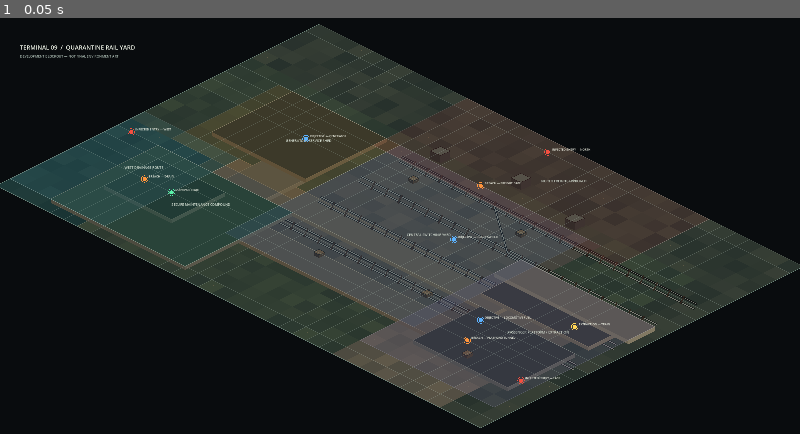
Above: before the commit, frame 1.
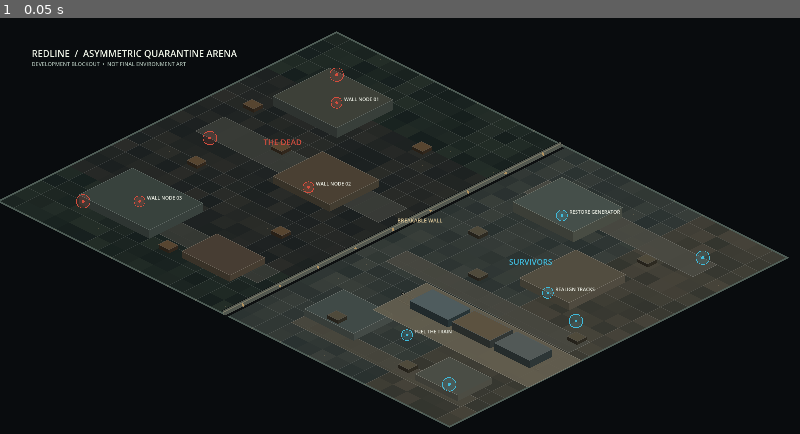
Above: after the commit, the same moment.

Repository: Mad-Compile/redline-multiplayer
Game: Godot game, scene res://scenes/main/main.tscn
The game is run twice, just before and just after one commit, with the same random seed, the same clock (stepped at 60 frames per second) and the same inputs.
Inputs:
- Up to frame 1 (0.05 s): no input

The runs differ from the first frame. In frame 1, 28% of the frame differs, in the area x 0-100%, y 1-99%.

Commit message:
feat(map): add asymmetric team arena with segmented wall

Diff:
--- a/scenes/main/main.tscn
+++ b/scenes/main/main.tscn
@@ -1,12 +1,12 @@
 [gd_scene load_steps=2 format=3]
 
-[ext_resource type="PackedScene" path="res://scenes/maps/terminal_09/terminal_09_map.tscn" id="1_map"]
+[ext_resource type="PackedScene" path="res://scenes/maps/asymmetric_arena/asymmetric_arena_map.tscn" id="1_arena"]
 
 [node name="Main" type="Node2D"]
 
-[node name="Terminal09" parent="." instance=ExtResource("1_map")]
+[node name="AsymmetricArena" parent="." instance=ExtResource("1_arena")]
 
 [node name="Camera2D" type="Camera2D" parent="."]
-position = Vector2(1920, 960)
-zoom = Vector2(0.42, 0.42)
+position = Vector2(1824, 880)
+zoom = Vector2(0.44, 0.44)
 enabled = true
--- /dev/null
+++ b/scenes/maps/asymmetric_arena/asymmetric_arena_map.tscn
@@ -0,0 +1,42 @@
+[gd_scene load_steps=2 format=3]
+
+[ext_resource type="Script" path="res://scripts/maps/asymmetric_arena_map.gd" id="1_map_script"]
+
+[node name="AsymmetricArena" type="Node2D"]
+y_sort_enabled = true
+script = ExtResource("1_map_script")
+
+[node name="Layers" type="Node2D" parent="."]
+y_sort_enabled = true
+
+[node name="Ground" type="Node2D" parent="Layers"]
+z_index = -30
+y_sort_enabled = true
+
+[node name="Environment" type="Node2D" parent="Layers"]
+z_index = -20
+y_sort_enabled = true
+
+[node name="Structures" type="Node2D" parent="Layers"]
+z_index = -10
+y_sort_enabled = true
+
+[node name="Actors" type="Node2D" parent="Layers"]
+y_sort_enabled = true
+
+[node name="Overhead" type="Node2D" parent="Layers"]
+z_index = 20
+
+[node name="Lighting" type="Node2D" parent="Layers"]
+
+[node name="Gameplay" type="Node2D" parent="."]
+
+[node name="WallSegments" type="Node2D" parent="Gameplay"]
+
+[node name="TaskStations" type="Node2D" parent="Gameplay"]
+
+[node name="SpawnPoints" type="Node2D" parent="Gameplay"]
+
+[node name="Collision" type="Node2D" parent="Gameplay"]
+
+[node name="Navigation" type="Node2D" parent="Gameplay"]
--- /dev/null
+++ b/scripts/maps/asymmetric_arena_map.gd
@@ -0,0 +1,433 @@
+extends Node2D
+## REDLINE asymmetric team arena.
+## This is a spatial/gameplay foundation: task stations and wall collision are real
+## scene nodes, while match rules, damage replication, art and player controllers
+## remain separate systems.
+
+const GRID_SIZE := Vector2i(32, 24)
+const HALF_TILE := Vector2(64.0, 32.0)
+const GRID_ORIGIN := Vector2(1536.0, 0.0)
+const WALL_GRID_X := 16.0
+const WALL_SEGMENT_COUNT := 9
+const WALL_THICKNESS := 28.0
+
+const TASK_STATIONS: Array[Dictionary] = [
+	{
+		"id": "wall_node_01",
+		"label": "WALL NODE 01",
+		"team": "zombies",
+		"cell": Vector2i(5, 5),
+		"kind": "weaken_wall",
+		"wall_segment": "wall_segment_02",
+	},
+	{
+		"id": "wall_node_02",
+		"label": "WALL NODE 02",
+		"team": "zombies",
+		"cell": Vector2i(10, 12),
+		"kind": "weaken_wall",
+		"wall_segment": "wall_segment_05",
+	},
+	{
+		"id": "wall_node_03",
+		"label": "WALL NODE 03",
+		"team": "zombies",
+		"cell": Vector2i(5, 19),
+		"kind": "weaken_wall",
+		"wall_segment": "wall_segment_08",
+	},
+	{
+		"id": "generator_restore",
+		"label": "RESTORE GENERATOR",
+		"team": "survivors",
+		"cell": Vector2i(21, 5),
+		"kind": "repair_generator",
+	},
+	{
+		"id": "track_switch",
+		"label": "REALIGN TRACKS",
+		"team": "survivors",
+		"cell": Vector2i(26, 11),
+		"kind": "repair_switch",
+	},
+	{
+		"id": "train_fuel",
+		"label": "FUEL THE TRAIN",
+		"team": "survivors",
+		"cell": Vector2i(24, 19),
+		"kind": "fuel_train",
+	},
+]
+
+const TEAM_SPAWNS: Array[Dictionary] = [
+	{"id": "zombie_spawn_north", "team": "zombies", "cell": Vector2i(3, 3)},
+	{"id": "zombie_spawn_centre", "team": "zombies", "cell": Vector2i(3, 12)},
+	{"id": "zombie_spawn_south", "team": "zombies", "cell": Vector2i(3, 21)},
+	{"id": "survivor_spawn_north", "team": "survivors", "cell": Vector2i(29, 3)},
+	{"id": "survivor_spawn_centre", "team": "survivors", "cell": Vector2i(29, 12)},
+	{"id": "survivor_spawn_south", "team": "survivors", "cell": Vector2i(29, 21)},
+]
+
+const TEAM_ZOMBIE := Color(0.83, 0.30, 0.24, 1.0)
+const TEAM_SURVIVOR := Color(0.25, 0.73, 0.86, 1.0)
+
+
+func _ready() -> void:
+	_build_wall_collision()
+	_build_task_areas()
+	_build_spawn_markers()
+	queue_redraw()
+
+
+## Isometric cell coordinates to world-space tile centre.
+func grid_to_world(cell: Vector2) -> Vector2:
+	return GRID_ORIGIN + Vector2(
+		(cell.x - cell.y) * HALF_TILE.x,
+		(cell.x + cell.y) * HALF_TILE.y
+	)
+
+
+func _build_wall_collision() -> void:
+	var wall_root := get_node_or_null("Gameplay/WallSegments") as Node2D
+	if wall_root == null:
+		push_warning("AsymmetricArena: Gameplay/WallSegments is missing.")
+		return
+
+	var segment_step: float = float(GRID_SIZE.y) / float(WALL_SEGMENT_COUNT)
+	var axis := Vector2(-HALF_TILE.x, HALF_TILE.y).normalized()
+	var segment_length: float = segment_step * Vector2(-HALF_TILE.x, HALF_TILE.y).length()
+
+	for index in range(WALL_SEGMENT_COUNT):
+		var centre_y: float = (float(index) + 0.5) * segment_step
+		var segment_id := "wall_segment_%02d" % (index + 1)
+		var body := StaticBody2D.new()
+		body.name = "WallSegment_%02d" % (index + 1)
+		body.position = grid_to_world(Vector2(WALL_GRID_X, centre_y))
+		body.collision_layer = 1
+		body.collision_mask = 1
+		body.add_to_group("breakable_wall_segment")
+		body.set_meta("wall_segment_id", segment_id)
+		body.set_meta("health", 100)
+		body.set_meta("is_broken", false)
+
+		var collision := CollisionShape2D.new()
+		collision.name = "CollisionShape2D"
+		var rectangle := RectangleShape2D.new()
+		rectangle.size = Vector2(segment_length + 3.0, WALL_THICKNESS)
+		collision.shape = rectangle
+		collision.rotation = axis.angle()
+		body.add_child(collision)
+		wall_root.add_child(body)
+
+
+func _build_task_areas() -> void:
+	var task_root := get_node_or_null("Gameplay/TaskStations") as Node2D
+	if task_root == null:
+		push_warning("AsymmetricArena: Gameplay/TaskStations is missing.")
+		return
+
+	for task in TASK_STATIONS:
+		var team := str(task["team"])
+		var area := Area2D.new()
+		area.name = str(task["id"])
+		area.position = grid_to_world(Vector2(task["cell"]))
+		area.collision_layer = 0
+		area.collision_mask = 1
+		area.monitoring = true
+		area.add_to_group("task_station")
+		area.add_to_group("task_team_" + team)
+		area.set_meta("task_id", str(task["id"]))
+		area.set_meta("task_team", team)
+		area.set_meta("task_kind", str(task["kind"]))
+		if task.has("wall_segment"):
+			area.set_meta("linked_wall_segment", str(task["wall_segment"]))
+
+		var interaction_shape := CollisionShape2D.new()
+		var interaction_radius := CircleShape2D.new()
+		interaction_radius.radius = 82.0
+		interaction_shape.shape = interaction_radius
+		area.add_child(interaction_shape)
+		task_root.add_child(area)
+
+
+func _build_spawn_markers() -> void:
+	var spawn_root := get_node_or_null("Gameplay/SpawnPoints") as Node2D
+	if spawn_root == null:
+		push_warning("AsymmetricArena: Gameplay/SpawnPoints is missing.")
+		return
+
+	for spawn in TEAM_SPAWNS:
+		var team := str(spawn["team"])
+		var marker := Marker2D.new()
+		marker.name = str(spawn["id"])
+		marker.position = grid_to_world(Vector2(spawn["cell"]))
+		marker.set_meta("team", team)
+		marker.set_meta("grid_cell", spawn["cell"])
+		marker.add_to_group("spawn_" + team)
+		spawn_root.add_child(marker)
+
+
+func _draw() -> void:
+	_draw_map_footprint()
+	_draw_territories()
+	_draw_ground_tiles()
+	_draw_service_routes()
+	_draw_outer_perimeter()
+	_draw_buildings()
+	_draw_railway_and_train()
+	_draw_wall()
+	_draw_environment_props()
+	_draw_spawn_zones()
+	_draw_task_markers()
+	_draw_map_labels()
+
+
+func _draw_map_footprint() -> void:
+	var corners := PackedVector2Array([
+		grid_to_world(Vector2(0.0, 0.0)),
+		grid_to_world(Vector2(GRID_SIZE.x, 0.0)),
+		grid_to_world(Vector2(GRID_SIZE.x, GRID_SIZE.y)),
+		grid_to_world(Vector2(0.0, GRID_SIZE.y)),
+	])
+	draw_colored_polygon(corners, Color(0.045, 0.061, 0.064, 1.0))
+	_draw_closed_outline(corners, Color(0.53, 0.62, 0.58, 0.8), 5.0)
+
+
+func _draw_territories() -> void:
+	var zombie_zone := PackedVector2Array([
+		grid_to_world(Vector2(0.0, 0.0)),
+		grid_to_world(Vector2(WALL_GRID_X, 0.0)),
+		grid_to_world(Vector2(WALL_GRID_X, GRID_SIZE.y)),
+		grid_to_world(Vector2(0.0, GRID_SIZE.y)),
+	])
+	var survivor_zone := PackedVector2Array([
+		grid_to_world(Vector2(WALL_GRID_X, 0.0)),
+		grid_to_world(Vector2(GRID_SIZE.x, 0.0)),
+		grid_to_world(Vector2(GRID_SIZE.x, GRID_SIZE.y)),
+		grid_to_world(Vector2(WALL_GRID_X, GRID_SIZE.y)),
+	])
+	draw_colored_polygon(zombie_zone, Color(0.32, 0.12, 0.10, 0.13))
+	draw_colored_polygon(survivor_zone, Color(0.08, 0.25, 0.31, 0.13))
+
+
+func _draw_ground_tiles() -> void:
+	for x in range(GRID_SIZE.x):
+		for y in range(GRID_SIZE.y):
+			var cell := Vector2i(x, y)
+			var centre := grid_to_world(Vector2(float(x) + 0.5, float(y) + 0.5))
+			var diamond := PackedVector2Array([
+				centre + Vector2(0.0, -HALF_TILE.y),
+				centre + Vector2(HALF_TILE.x, 0.0),
+				centre + Vector2(0.0, HALF_TILE.y),
+				centre + Vector2(-HALF_TILE.x, 0.0),
+			])
+			var base := _terrain_color(cell)
+			draw_colored_polygon(diamond, base)
+			var outline := PackedVector2Array([
+				diamond[0], diamond[1], diamond[2], diamond[3], diamond[0],
+			])
+			draw_polyline(outline, base.lightened(0.12), 1.0)
+			if _cell_hash(cell) > 0.972:
+				draw_circle(centre + Vector2(7.0, -3.0), 2.5, Color(0.64, 0.56, 0.43, 0.36))
+
+
+func _terrain_color(cell: Vector2i) -> Color:
+	var variation := _cell_hash(cell)
+	if cell.x < int(WALL_GRID_X):
+		var dead_base := Color(0.105, 0.125, 0.126)
+		var dead_light := Color(0.19, 0.19, 0.17)
+		if cell.y < 5 or cell.y > 18:
+			dead_base = Color(0.085, 0.12, 0.115)
+			dead_light = Color(0.16, 0.20, 0.17)
+		return dead_base.lerp(dead_light, variation * 0.72)
+	var survivor_base := Color(0.16, 0.19, 0.185)
+	var survivor_light := Color(0.25, 0.27, 0.245)
+	if cell.x > 25:
+		survivor_base = Color(0.20, 0.205, 0.18)
+		survivor_light = Color(0.31, 0.29, 0.245)
+	return survivor_base.lerp(survivor_light, variation * 0.7)
+
+
+func _cell_hash(cell: Vector2i) -> float:
+	var value := sin(float(cell.x * 127 + cell.y * 311 + 47) * 12.9898) * 43758.5453
+	return value - floor(value)
+
+
+func _draw_service_routes() -> void:
+	_draw_iso_surface(Vector2(2.0, 10.0), Vector2(13.0, 2.0), Color(0.23, 0.24, 0.22, 0.88))
+	_draw_iso_surface(Vector2(3.0, 19.0), Vector2(12.0, 1.6), Color(0.22, 0.23, 0.21, 0.88))
+	_draw_iso_surface(Vector2(18.0, 3.0), Vector2(12.0, 1.7), Color(0.29, 0.29, 0.26, 0.9))
+	_draw_iso_surface(Vector2(18.0, 13.0), Vector2(13.0, 1.5), Color(0.28, 0.28, 0.25, 0.9))
+	_draw_iso_surface(Vector2(19.0, 21.0), Vector2(12.0, 1.2), Color(0.29, 0.28, 0.24, 0.85))
+
+
+func _draw_iso_surface(origin: Vector2, size: Vector2, color: Color) -> void:
+	var a := grid_to_world(origin)
+	var b := grid_to_world(origin + Vector2(size.x, 0.0))
+	var c := grid_to_world(origin + size)
+	var d := grid_to_world(origin + Vector2(0.0, size.y))
+	var polygon := PackedVector2Array([a, b, c, d])
+	draw_colored_polygon(polygon, color)
+	_draw_closed_outline(polygon, color.lightened(0.18), 2.0)
+
+
+func _draw_outer_perimeter() -> void:
+	var corners := PackedVector2Array([
+		grid_to_world(Vector2(0.0, 0.0)),
+		grid_to_world(Vector2(GRID_SIZE.x, 0.0)),
+		grid_to_world(Vector2(GRID_SIZE.x, GRID_SIZE.y)),
+		grid_to_world(Vector2(0.0, GRID_SIZE.y)),
+	])
+	draw_polyline(PackedVector2Array([corners[0], corners[1], corners[2], corners[3], corners[0]]), Color(0.31, 0.37, 0.34, 0.85), 8.0)
+	for index in range(1, 32):
+		if index % 2 == 0:
+			var top_point := grid_to_world(Vector2(float(index), 0.0))
+			var bottom_point := grid_to_world(Vector2(float(index), float(GRID_SIZE.y)))
+			draw_circle(top_point, 4.0, Color(0.40, 0.43, 0.38, 0.85))
+			draw_circle(bottom_point, 4.0, Color(0.40, 0.43, 0.38, 0.85))
+
+
+func _draw_buildings() -> void:
+	# Zombie territory: abandoned industrial blocks and ruined service structures.
+	_draw_iso_building(Vector2(3.0, 3.5), Vector2(4.5, 4.0), Color(0.24, 0.25, 0.22), Color(0.25, 0.28, 0.26), 46.0)
+	_draw_iso_building(Vector2(8.5, 9.5), Vector2(4.0, 3.5), Color(0.29, 0.25, 0.20), Color(0.30, 0.27, 0.22), 34.0)
+	_draw_iso_building(Vector2(3.0, 17.5), Vector2(5.0, 3.8), Color(0.22, 0.26, 0.24), Color(0.25, 0.29, 0.27), 40.0)
+	_draw_iso_building(Vector2(10.5, 19.0), Vector2(3.4, 2.5), Color(0.28, 0.24, 0.20), Color(0.31, 0.27, 0.22), 29.0)
+
+	# Survivor territory: repair shed, service terminal, stores and platform buildings.
+	_draw_iso_building(Vector2(19.0, 3.0), Vector2(4.3, 3.5), Color(0.27, 0.31, 0.29), Color(0.32, 0.34, 0.30), 46.0)
+	_draw_iso_building(Vector2(24.5, 7.5), Vector2(3.5, 4.0), Color(0.32, 0.30, 0.25), Color(0.35, 0.33, 0.28), 36.0)
+	_draw_iso_building(Vector2(19.0, 18.5), Vector2(3.5, 2.8), Color(0.25, 0.29, 0.28), Color(0.30, 0.33, 0.31), 32.0)
+	_draw_iso_building(Vector2(27.5, 19.5), Vector2(3.0, 2.4), Color(0.29, 0.30, 0.27), Color(0.34, 0.34, 0.30), 28.0)
+
+
+func _draw_iso_building(origin: Vector2, size: Vector2, roof_color: Color, wall_color: Color, height: float) -> void:
+	var a := grid_to_world(origin)
+	var b := grid_to_world(origin + Vector2(size.x, 0.0))
+	var c := grid_to_world(origin + size)
+	var d := grid_to_world(origin + Vector2(0.0, size.y))
+	var lift := Vector2(0.0, -height)
+	draw_colored_polygon(PackedVector2Array([d, c, c + lift, d + lift]), wall_color.darkened(0.28))
+	draw_colored_polygon(PackedVector2Array([b, c, c + lift, b + lift]), wall_color.darkened(0.12))
+	draw_colored_polygon(PackedVector2Array([a + lift, b + lift, c + lift, d + lift]), roof_color)
+	draw_polyline(PackedVector2Array([a + lift, b + lift, c + lift, d + lift, a + lift]), wall_color.lightened(0.16), 2.0)
+
+
+func _draw_railway_and_train() -> void:
+	var start := grid_to_world(Vector2(21.0, 16.5))
+	var finish := grid_to_world(Vector2(31.0, 16.5))
+	var axis := (finish - start).normalized()
+	var normal := Vector2(-axis.y, axis.x)
+	draw_line(start + normal * 17.0, finish + normal * 17.0, Color(0.075, 0.082, 0.083), 10.0)
+	draw_line(start - normal * 17.0, finish - normal * 17.0, Color(0.075, 0.082, 0.083), 10.0)
+	draw_line(start + normal * 17.0, finish + normal * 17.0, Color(0.48, 0.47, 0.42), 4.0)
+	draw_line(start - normal * 17.0, finish - normal * 17.0, Color(0.48, 0.47, 0.42), 4.0)
+	for sleeper in range(1, 34):
+		var point := start.lerp(finish, float(sleeper) / 34.0)
+		draw_line(point - normal * 25.0, point + normal * 25.0, Color(0.20, 0.16, 0.13), 7.0)
+
+	_draw_iso_surface(Vector2(21.0, 14.6), Vector2(11.0, 3.8), Color(0.39, 0.37, 0.31, 0.92))
+	_draw_iso_building(Vector2(22.2, 15.4), Vector2(2.7, 1.6), Color(0.31, 0.36, 0.37), Color(0.18, 0.23, 0.24), 35.0)
+	_draw_iso_building(Vector2(25.2, 15.4), Vector2(2.7, 1.6), Color(0.36, 0.32, 0.25), Color(0.22, 0.24, 0.23), 35.0)
+	_draw_iso_building(Vector2(28.2, 15.4), Vector2(2.5, 1.6), Color(0.32, 0.35, 0.34), Color(0.20, 0.24, 0.24), 35.0)
+
+
+func _draw_wall() -> void:
+	var segment_step: float = float(GRID_SIZE.y) / float(WALL_SEGMENT_COUNT)
+	var axis := Vector2(-HALF_TILE.x, HALF_TILE.y).normalized()
+	var normal := Vector2(-axis.y, axis.x)
+	for index in range(WALL_SEGMENT_COUNT):
+		var start_y: float = float(index) * segment_step
+		var end_y: float = float(index + 1) * segment_step
+		var start := grid_to_world(Vector2(WALL_GRID_X, start_y))
+		var finish := grid_to_world(Vector2(WALL_GRID_X, end_y))
+		draw_line(start, finish, Color(0.055, 0.065, 0.066), 35.0)
+		draw_line(start + normal * 4.0, finish + normal * 4.0, Color(0.32, 0.34, 0.31), 25.0)
+		draw_line(start + normal * 8.0, finish + normal * 8.0, Color(0.48, 0.47, 0.40), 3.0)
+		draw_line(start, finish, Color(0.17, 0.19, 0.18), 2.0)
+		var midpoint := start.lerp(finish, 0.5)
+		draw_circle(midpoint, 5.5, Color(0.70, 0.58, 0.39, 0.95))
+		if index % 2 == 0:
+			draw_line(midpoint + normal * 10.0, midpoint - normal * 10.0, Color(0.72, 0.58, 0.38, 0.85), 3.0)
+
+
+func _draw_environment_props() -> void:
+	var crate_cells: Array[Vector2i] = [
+		Vector2i(2, 8), Vector2i(6, 10), Vector2i(11, 5), Vector2i(12, 16),
+		Vector2i(4, 14), Vector2i(9, 21), Vector2i(19, 9), Vector2i(22, 12),
+		Vector2i(27, 5), Vector2i(30, 13), Vector2i(20, 20), Vector2i(26, 21),
+	]
+	for cell in crate_cells:
+		var point := grid_to_world(Vector2(cell))
+		var crate_color := Color(0.34, 0.27, 0.19)
+		if cell.x >= int(WALL_GRID_X):
+			crate_color = Color(0.31, 0.29, 0.23)
+		_draw_iso_building(Vector2(cell), Vector2(0.75, 0.65), crate_color, crate_color.darkened(0.35), 16.0)
+
+
+func _draw_spawn_zones() -> void:
+	for spawn in TEAM_SPAWNS:
+		var point := grid_to_world(Vector2(spawn["cell"]))
+		var color := TEAM_ZOMBIE if str(spawn["team"]) == "zombies" else TEAM_SURVIVOR
+		draw_circle(point, 29.0, Color(color.r, color.g, color.b, 0.13))
+		draw_arc(point, 31.0, 0.0, TAU, 32, color, 3.0)
+		draw_circle(point, 7.0, color)
+
+
+func _draw_task_markers() -> void:
+	for task in TASK_STATIONS:
+		var point := grid_to_world(Vector2(task["cell"]))
+		var color := TEAM_ZOMBIE if str(task["team"]) == "zombies" else TEAM_SURVIVOR
+		draw_circle(point, 22.0, Color(color.r, color.g, color.b, 0.18))
+		draw_arc(point, 25.0, 0.0, TAU, 32, color, 3.0)
+		draw_circle(point, 6.0, color)
+		draw_string(
+			ThemeDB.fallback_font,
+			point + Vector2(34.0, -8.0),
+			str(task["label"]),
+			HORIZONTAL_ALIGNMENT_LEFT,
+			-1,
+			22,
+			Color(0.93, 0.94, 0.90, 0.98)
+		)
+
+
+func _draw_map_labels() -> void:
+	draw_string(
+		ThemeDB.fallback_font,
+		Vector2(150.0, 112.0),
+		"REDLINE  /  ASYMMETRIC QUARANTINE ARENA",
+		HORIZONTAL_ALIGNMENT_LEFT,
+		-1,
+		42,
+		Color(0.92, 0.94, 0.89, 1.0)
+	)
+	draw_string(
+		ThemeDB.fallback_font,
+		Vector2(150.0, 153.0),
+		"DEVELOPMENT BLOCKOUT  •  NOT FINAL ENVIRONMENT ART",
+		HORIZONTAL_ALIGNMENT_LEFT,
+		-1,
+		24,
+		Color(0.68, 0.75, 0.71, 0.92)
+	)
+	var zombie_label := grid_to_world(Vector2(7.5, 11.8))
+	var survivor_label := grid_to_world(Vector2(24.5, 11.8))
+	draw_string(ThemeDB.fallback_font, zombie_label + Vector2(-90.0, -105.0), "THE DEAD", HORIZONTAL_ALIGNMENT_CENTER, 240.0, 36, TEAM_ZOMBIE)
+	draw_string(ThemeDB.fallback_font, survivor_label + Vector2(-50.0, -105.0), "SURVIVORS", HORIZONTAL_ALIGNMENT_CENTER, 240.0, 36, TEAM_SURVIVOR)
+	draw_string(
+		ThemeDB.fallback_font,
+		grid_to_world(Vector2(16.0, 12.0)) + Vector2(20.0, -32.0),
+		"BREAKABLE WALL",
+		HORIZONTAL_ALIGNMENT_CENTER,
+		-1,
+		24,
+		Color(0.91, 0.82, 0.63, 0.95)
+	)
+
+
+func _draw_closed_outline(points: PackedVector2Array, color: Color, width: float) -> void:
+	var closed_points := points.duplicate()
+	if not closed_points.is_empty():
+		closed_points.append(closed_points[0])
+	draw_polyline(closed_points, color, width)
Not shown, changed: export_presets.cfg
Not shown, added: docs/ASYMMETRIC_ARENA.md
